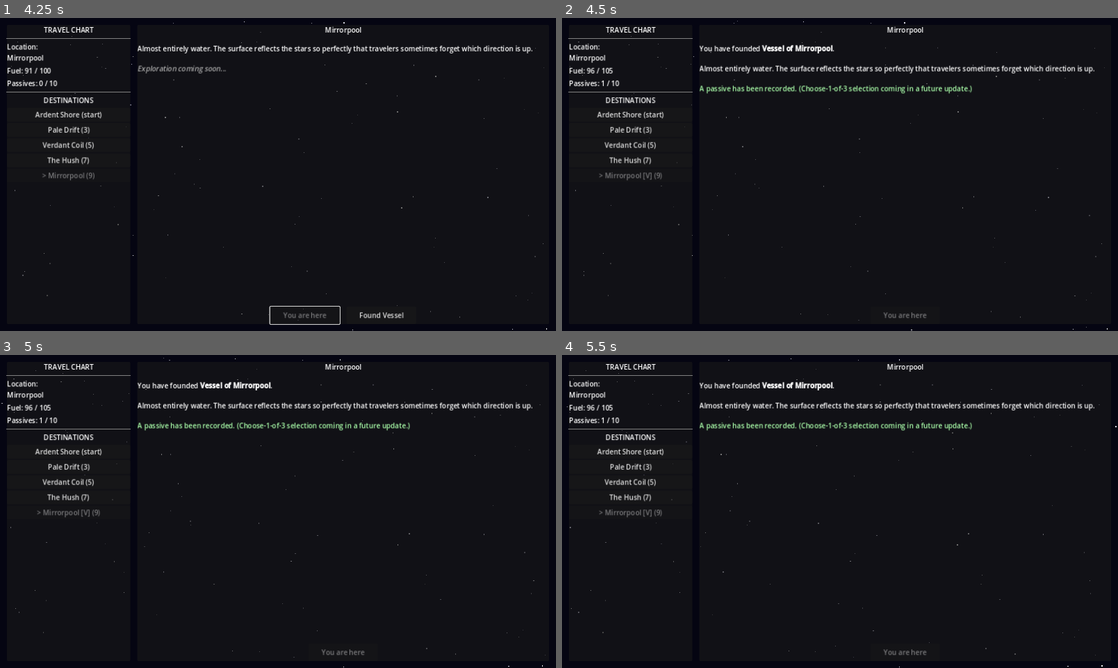
Above: before the commit, frames 1-4 (two rows, left to right).
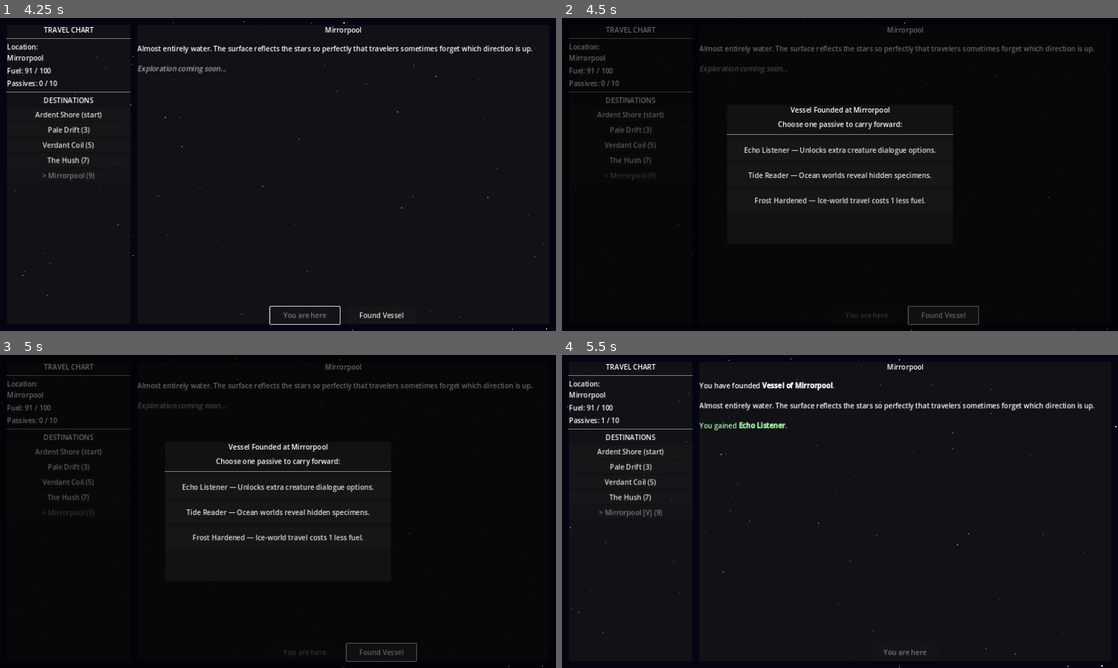
Above: after the commit, the same moments.

Repository: ColdTie/Metanoia-Vessel-2D
Game: Godot game, scene res://scenes/travel/travel_screen.tscn
The game is run twice, just before and just after one commit, with the same random seed, the same clock (stepped at 60 frames per second) and the same inputs.
Inputs (mouse positions are in pixels of both pictures, inside the frame that each line leads up to):
- Up to frame 1 (4.25 s): click "Pale Drift (3)" at 0.5 s; click "Verdant Coil (5)" at 1.25 s; click "The Hush (7)" at 2 s; click "Mirrorpool (9)" at 2.75 s; click "Depart (9 fuel)" at 3.5 s
- Up to frame 2 (4.5 s): click "Found Vessel" at 4.25 s
- Up to frame 3 (5 s): no input
- Up to frame 4 (5.5 s): click (840, 486) at 5 s, where only the run after the commit has a clickable "Echo Listener — Unlocks extra…"

Frame 1 is identical in both runs. In frame 2, 5.6% of the frame differs, in the area x 1-99%, y 0-100%; in frame 3, 5.6%; in frame 4, 0.6%.

Commit message:
feat: choose-1-of-3 passive select on settling
Settling a world now draws 3 random unowned passives from a new
GameState.passive_roster (via get_passive_choices()) and shows a
PassiveSelect popup for the player to pick one, replacing the
previous auto-granted founding_bonus. founding_bonus keeps its
+5 max fuel effect when chosen; other roster passives are recorded
but their gameplay effects remain TODO per systems.md.

Diff:
--- /dev/null
+++ b/scenes/ui/passive_select.tscn
@@ -0,0 +1,6 @@
+[gd_scene load_steps=2 format=3 uid="uid://cpassiveselect1"]
+
+[ext_resource type="Script" path="res://scripts/ui/passive_select.gd" id="1_passive"]
+
+[node name="PassiveSelect" type="Control"]
+script = ExtResource("1_passive")
--- a/scripts/autoloads/game_state.gd
+++ b/scripts/autoloads/game_state.gd
@@ -16,6 +16,10 @@
 # Each entry: {id, name, type, description, settled, vessel_name, distance, specimens}
 var world_catalog: Array = []
 
+# Passive roster — the pool settling draws choose-1-of-3 picks from.
+# Each entry: {id, name, desc}. Effects beyond founding_bonus are TODO.
+var passive_roster: Array = []
+
 signal world_changed(new_world: String)
 signal passive_gained(passive: Dictionary)
 signal credits_changed(amount: int)
@@ -23,6 +27,7 @@
 
 func _ready() -> void:
 	_build_world_catalog()
+	_build_passive_roster()
 
 
 func _build_world_catalog() -> void:
@@ -78,6 +83,30 @@
 			"specimens": ["lens_fish", "tide_weaver"],
 		},
 	]
+
+
+func _build_passive_roster() -> void:
+	passive_roster = [
+		{"id": "founding_bonus", "name": "Founding Bonus", "desc": "The act of founding grants clarity. +5 max fuel."},
+		{"id": "root_knowledge", "name": "Root Knowledge", "desc": "Jungle worlds yield extra specimens."},
+		{"id": "echo_listener", "name": "Echo Listener", "desc": "Unlocks extra creature dialogue options."},
+		{"id": "frost_hardened", "name": "Frost Hardened", "desc": "Ice-world travel costs 1 less fuel."},
+		{"id": "tide_reader", "name": "Tide Reader", "desc": "Ocean worlds reveal hidden specimens."},
+		{"id": "dust_walker", "name": "Dust Walker", "desc": "Desert worlds never trigger forced combat."},
+	]
+
+
+# Draws up to `count` unowned passives at random for a choose-1-of-3 pick.
+func get_passive_choices(count: int = 3) -> Array:
+	var owned_ids: Array = []
+	for p in passives:
+		owned_ids.append(p.get("id", ""))
+	var available: Array = []
+	for entry in passive_roster:
+		if not owned_ids.has(entry["id"]):
+			available.append(entry)
+	available.shuffle()
+	return available.slice(0, min(count, available.size()))
 
 
 func get_world_by_id(id: String) -> Dictionary:
--- a/scripts/travel/travel_screen.gd
+++ b/scripts/travel/travel_screen.gd
@@ -7,11 +7,13 @@
 const STAR_SPEEDS: Array = [12.0, 28.0, 55.0]
 const STAR_COUNTS: Array = [120, 70, 35]
 const STAR_SPAN_W: float = 2560.0   # double viewport width for seamless wrap
+const PASSIVE_SELECT_SCENE := preload("res://scenes/ui/passive_select.tscn")
 
 var _star_layers: Array = []
 var _star_root: Node2D
 
 # UI node refs
+var _ui_canvas: CanvasLayer
 var _location_label: Label
 var _fuel_label: Label
 var _passives_label: Label
@@ -91,6 +93,7 @@
 	var canvas := CanvasLayer.new()
 	canvas.name = "UI"
 	add_child(canvas)
+	_ui_canvas = canvas
 
 	var root := Control.new()
 	root.name = "UIRoot"
@@ -287,18 +290,33 @@
 	if world.get("settled", false):
 		return
 
+	var choices: Array = GameState.get_passive_choices(3)
+	if choices.is_empty():
+		_finish_settle(world, {})
+		return
+
+	var popup: Control = PASSIVE_SELECT_SCENE.instantiate()
+	_ui_canvas.add_child(popup)
+	popup.setup(choices, world["name"])
+	popup.passive_chosen.connect(func(chosen: Dictionary): _finish_settle(world, chosen))
+
+
+func _finish_settle(world: Dictionary, chosen: Dictionary) -> void:
 	world["settled"] = true
 	world["vessel_name"] = "Vessel of " + world["name"]
 
-	# Grant the founding passive (choose-1-of-3 UI is TODO)
-	GameState.add_passive({
-		"id": "founding_bonus",
-		"name": "Founding Bonus",
-		"desc": "The act of founding grants clarity. +5 max fuel.",
-		"source": world["name"],
-	})
-	GameState.max_fuel += 5
-	GameState.refuel(5)
+	var passive_note: String = "No new passives were available."
+	if not chosen.is_empty():
+		GameState.add_passive({
+			"id": chosen["id"],
+			"name": chosen["name"],
+			"desc": chosen["desc"],
+			"source": world["name"],
+		})
+		if chosen["id"] == "founding_bonus":
+			GameState.max_fuel += 5
+			GameState.refuel(5)
+		passive_note = "You gained [b]%s[/b]." % chosen["name"]
 
 	_settle_button.visible = false
 	_populate_destinations()
@@ -307,8 +325,7 @@
 	_world_desc_label.text = \
 		"You have founded [b]" + world["vessel_name"] + "[/b].\n\n" \
 		+ world.get("description", "") \
-		+ "\n\n[color=#aaffaa]A passive has been recorded. " \
-		+ "(Choose-1-of-3 selection coming in a future update.)[/color]"
+		+ "\n\n[color=#aaffaa]" + passive_note + "[/color]"
 
 	SaveLoad.save_game()
 
--- /dev/null
+++ b/scripts/ui/passive_select.gd
@@ -0,0 +1,60 @@
+extends Control
+
+# Passive Select — choose-1-of-3 popup shown after founding a Vessel.
+# Instantiated and configured by travel_screen.gd; builds its own UI in code.
+
+signal passive_chosen(passive: Dictionary)
+
+var _choices: Array = []
+
+
+func setup(choices: Array, world_name: String) -> void:
+	_choices = choices
+	_build_ui(world_name)
+
+
+func _build_ui(world_name: String) -> void:
+	set_anchors_and_offsets_preset(Control.PRESET_FULL_RECT)
+
+	var dim := ColorRect.new()
+	dim.set_anchors_and_offsets_preset(Control.PRESET_FULL_RECT)
+	dim.color = Color(0.0, 0.0, 0.0, 0.6)
+	add_child(dim)
+
+	var panel := PanelContainer.new()
+	panel.set_anchor(SIDE_LEFT,   0.5)
+	panel.set_anchor(SIDE_TOP,    0.5)
+	panel.set_anchor(SIDE_RIGHT,  0.5)
+	panel.set_anchor(SIDE_BOTTOM, 0.5)
+	panel.set_offset(SIDE_LEFT,   -260.0)
+	panel.set_offset(SIDE_TOP,    -160.0)
+	panel.set_offset(SIDE_RIGHT,  260.0)
+	panel.set_offset(SIDE_BOTTOM, 160.0)
+	add_child(panel)
+
+	var vbox := VBoxContainer.new()
+	vbox.add_theme_constant_override("separation", 10)
+	panel.add_child(vbox)
+
+	var title := Label.new()
+	title.text = "Vessel Founded at " + world_name
+	title.horizontal_alignment = HORIZONTAL_ALIGNMENT_CENTER
+	vbox.add_child(title)
+
+	var subtitle := Label.new()
+	subtitle.text = "Choose one passive to carry forward:"
+	subtitle.horizontal_alignment = HORIZONTAL_ALIGNMENT_CENTER
+	vbox.add_child(subtitle)
+	vbox.add_child(HSeparator.new())
+
+	for choice in _choices:
+		var btn := Button.new()
+		btn.text = "%s — %s" % [choice.get("name", ""), choice.get("desc", "")]
+		btn.custom_minimum_size = Vector2(0.0, 48.0)
+		btn.pressed.connect(_on_choice_pressed.bind(choice))
+		vbox.add_child(btn)
+
+
+func _on_choice_pressed(choice: Dictionary) -> void:
+	passive_chosen.emit(choice)
+	queue_free()
Not shown, changed: design/content-log.md
Not shown, changed: design/systems.md
